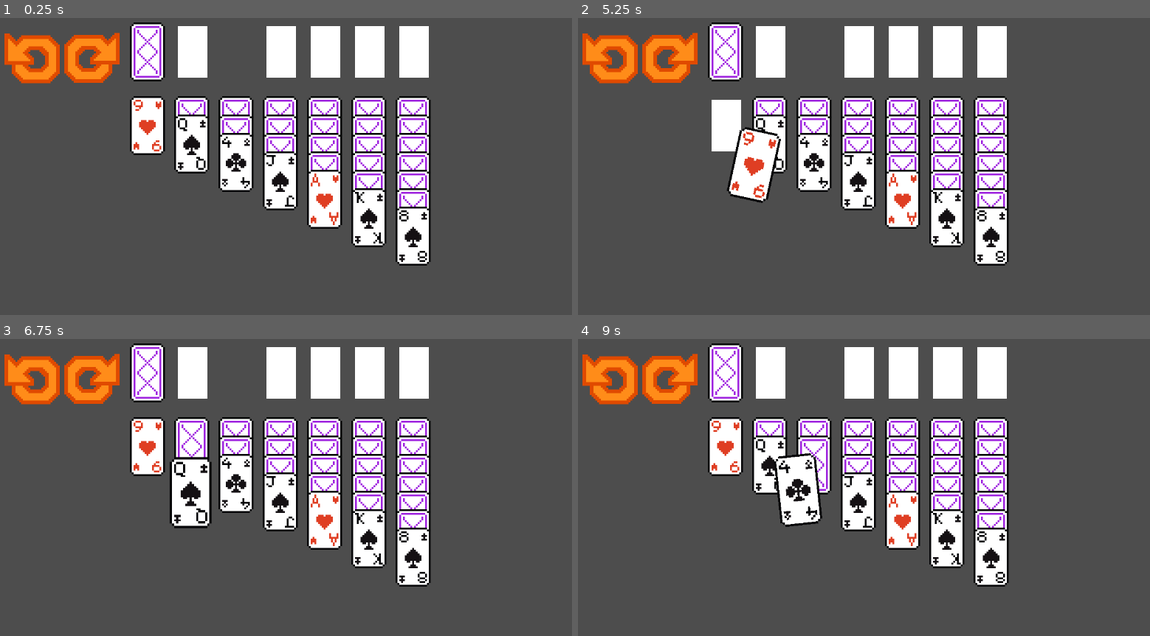
Above: before the commit, frames 1-4 (two rows, left to right).
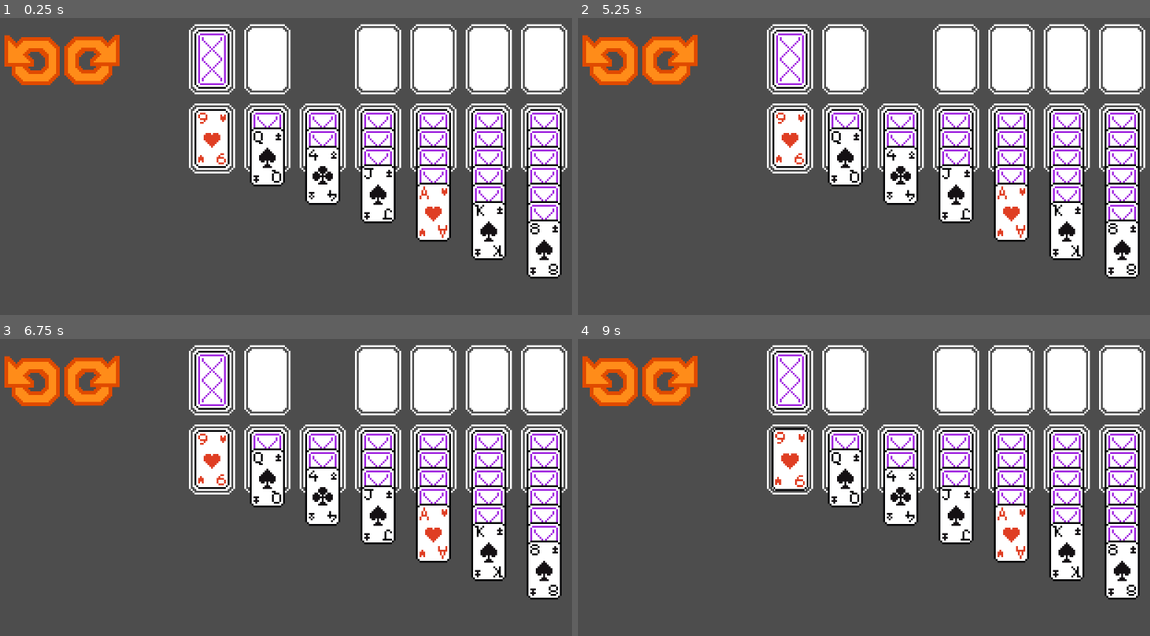
Above: after the commit, the same moments.

Repository: VortexAI-beta/solitaire
Game: Godot game, scene res://main.tscn
The game is run twice, just before and just after one commit, with the same random seed, the same clock (stepped at 60 frames per second) and the same inputs.
Inputs (mouse positions are in pixels of both pictures, inside the frame that each line leads up to):
- Up to frame 1 (0.25 s): no input
- Up to frame 2 (5.25 s): click (612, 56) at 0.5 s; click (669, 56) at 1.25 s; click (612, 56) at 2 s; click (669, 56) at 2.75 s; click (612, 56) at 3.5 s; click (669, 56) at 4.25 s; tap Enter at 5 s; drag from (726, 124) to (812, 163) at 5.02 s
- Up to frame 3 (6.75 s): drag from (194, 445) to (251, 567) at 5.77 s; move the mouse to (194, 463) at 6.52 s; tap Z at 6.6 s; click (194, 463) at 6.67 s
- Up to frame 4 (9 s): tap Space at 7.25 s; drag from (812, 445) to (680, 451) at 7.27 s; tap Enter at 8 s; drag from (812, 463) to (886, 502) at 8.02 s; drag from (812, 484) to (772, 419) at 8.77 s

The runs differ from the first frame. In frame 1, 36% of the frame differs, in the area x 0-100%, y 1-88%; in frame 2, 37%; in frame 3, 37%; in frame 4, 36%.

Commit message:
added card holder sprite and reorganize holder layout

Diff:
--- a/card.tscn
+++ b/card.tscn
@@ -8,7 +8,6 @@
 size = Vector2(17, 30)
 
 [node name="Card" type="Area2D" unique_id=1486396699]
-position = Vector2(0, -1)
 script = ExtResource("1_kikvd")
 
 [node name="CollisionShape2D" type="CollisionShape2D" parent="." unique_id=1061054108]
--- a/main.tscn
+++ b/main.tscn
@@ -27,58 +27,58 @@
 deck = NodePath("../Deck")
 
 [node name="Pile1" parent="." unique_id=352292858 instance=ExtResource("2_0xm2m")]
-position = Vector2(-72, 20)
+position = Vector2(-37, 26)
 pile_type = 3
 
 [node name="Pile2" parent="." unique_id=1625583925 instance=ExtResource("2_0xm2m")]
-position = Vector2(-48, 20)
+position = Vector2(-7, 26)
 pile_type = 3
 
 [node name="Pile3" parent="." unique_id=2064748189 instance=ExtResource("2_0xm2m")]
-position = Vector2(-24, 20)
+position = Vector2(23, 26)
 pile_type = 3
 
 [node name="Pile4" parent="." unique_id=988558915 instance=ExtResource("2_0xm2m")]
-position = Vector2(0, 20)
+position = Vector2(53, 26)
 pile_type = 3
 
 [node name="Pile5" parent="." unique_id=748954570 instance=ExtResource("2_0xm2m")]
-position = Vector2(24, 20)
+position = Vector2(83, 26)
 pile_type = 3
 
 [node name="Pile6" parent="." unique_id=1067222848 instance=ExtResource("2_0xm2m")]
-position = Vector2(48, 20)
+position = Vector2(113, 26)
 pile_type = 3
 
 [node name="Pile7" parent="." unique_id=1686334642 instance=ExtResource("2_0xm2m")]
-position = Vector2(72, 20)
+position = Vector2(143, 26)
 pile_type = 3
 
 [node name="Deck" parent="." unique_id=153838228 instance=ExtResource("2_0xm2m")]
-position = Vector2(-72, -20)
+position = Vector2(-37, -17)
 
 [node name="Waste" parent="." unique_id=495741640 instance=ExtResource("2_0xm2m")]
-position = Vector2(-48, -20)
+position = Vector2(-7, -17)
 pile_type = 1
 
 [node name="Foundation1" parent="." unique_id=1124893613 instance=ExtResource("2_0xm2m")]
-position = Vector2(0, -20)
+position = Vector2(53, -17)
 pile_type = 2
 
 [node name="Foundation2" parent="." unique_id=68908977 instance=ExtResource("2_0xm2m")]
-position = Vector2(24, -20)
+position = Vector2(83, -17)
 pile_type = 2
 
 [node name="Foundation3" parent="." unique_id=2008631093 instance=ExtResource("2_0xm2m")]
-position = Vector2(48, -20)
+position = Vector2(113, -17)
 pile_type = 2
 
 [node name="Foundation4" parent="." unique_id=751588958 instance=ExtResource("2_0xm2m")]
-position = Vector2(72, -20)
+position = Vector2(143, -17)
 pile_type = 2
 
 [node name="Camera2D" type="Camera2D" parent="." unique_id=721828435]
-position = Vector2(0, 50)
+position = Vector2(0, 49)
 
 [node name="undo" type="TextureButton" parent="." unique_id=1622329468]
 offset_left = -151.0
--- a/pile.tscn
+++ b/pile.tscn
@@ -1,22 +1,28 @@
-[gd_scene load_steps=3 format=3 uid="uid://cxdbuyruk6wd7"]
+[gd_scene format=3 uid="uid://cxdbuyruk6wd7"]
 
 [ext_resource type="Script" uid="uid://bfckpkqg5pr4o" path="res://pile.gd" id="1_rnvat"]
+[ext_resource type="Texture2D" uid="uid://bcd0u38v42hst" path="res://sprites/cards/spades/card_holder.png" id="2_1o32j"]
 
 [sub_resource type="RectangleShape2D" id="RectangleShape2D_1o32j"]
-size = Vector2(14, 26)
+size = Vector2(15, 26)
 
-[node name="Pile" type="Area2D" node_paths=PackedStringArray("marker")]
+[node name="Pile" type="Area2D" unique_id=449154856 node_paths=PackedStringArray("marker")]
 script = ExtResource("1_rnvat")
 marker = NodePath("Center")
 
-[node name="ColorRect" type="ColorRect" parent="."]
+[node name="ColorRect" type="ColorRect" parent="." unique_id=1958828406]
+visible = false
 offset_left = -8.0
 offset_top = -14.0
 offset_right = 8.0
 offset_bottom = 14.0
 mouse_filter = 2
 
-[node name="CollisionShape2D" type="CollisionShape2D" parent="."]
+[node name="Sprite2D" type="Sprite2D" parent="." unique_id=796956763]
+texture = ExtResource("2_1o32j")
+
+[node name="CollisionShape2D" type="CollisionShape2D" parent="." unique_id=1590936928]
+position = Vector2(-0.5, 0)
 shape = SubResource("RectangleShape2D_1o32j")
 
-[node name="Center" type="Marker2D" parent="."]
+[node name="Center" type="Marker2D" parent="." unique_id=417837304]
Binary file added: sprites/cards/spades/card_holder.aseprite
Binary file added: sprites/cards/spades/card_holder.png
Not shown, added: sprites/cards/spades/card_holder.png.import
